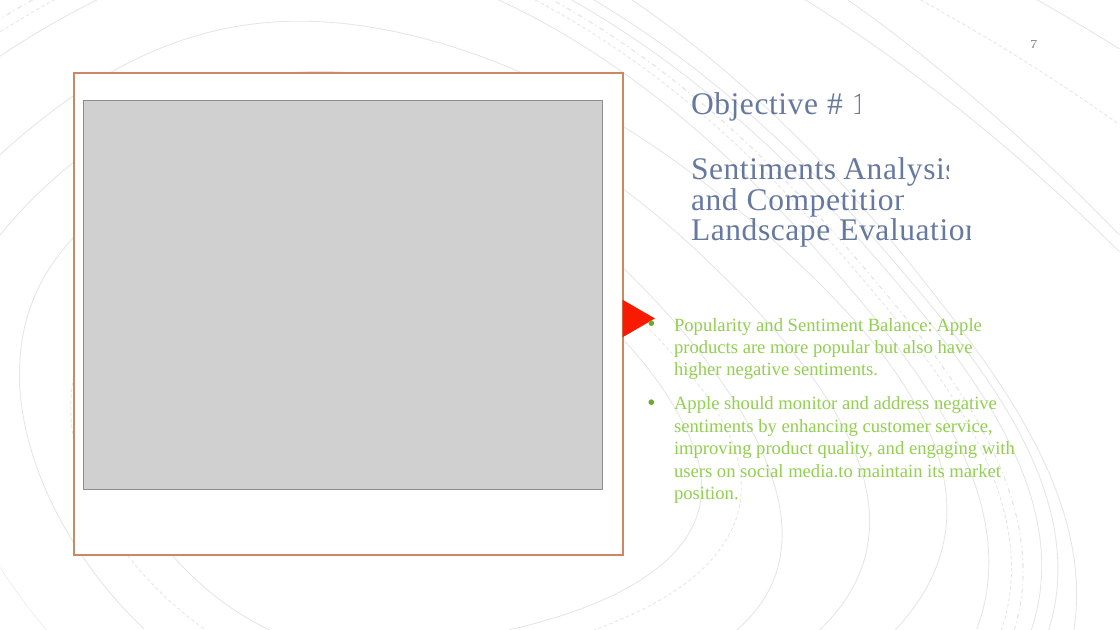
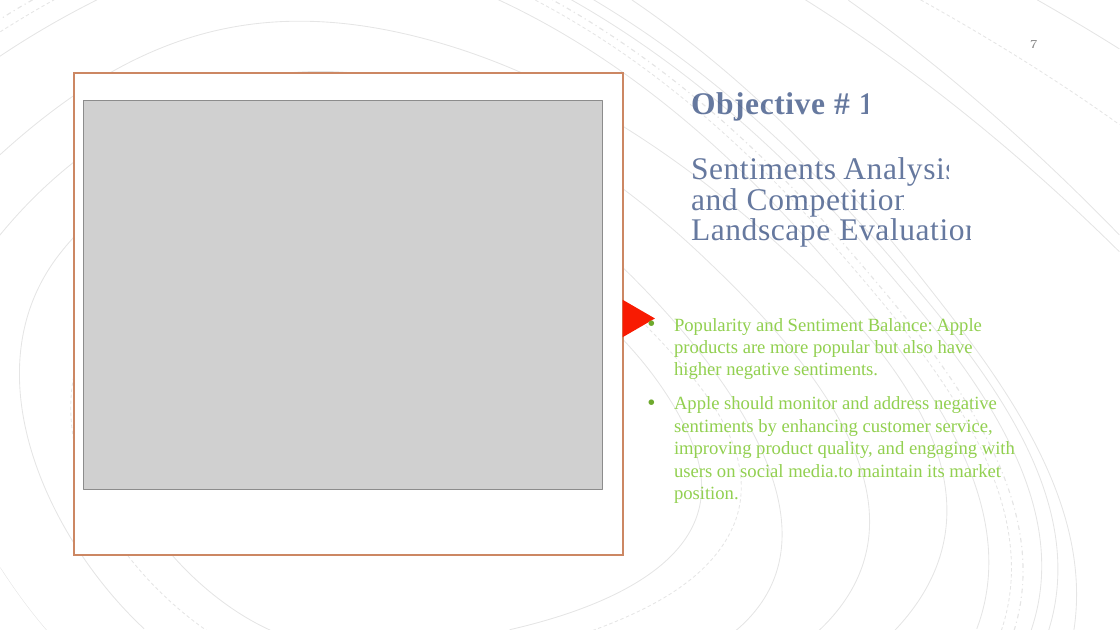
Before and after one commit to WambuiMunene/Natural-Language-Processing-Sentiment-Analysis-on-Tweets, a slide deck: slide 7 of Presentation.pptx. Drawn at 1120x630 pixels with LibreOffice and Linux fonts; fonts in the diff are those of the drawing; grey boxes stand for pictures. Boxes give left, top, right and bottom in pixels: in the first picture for what was removed or moved away, otherwise in the second. Text is boxed around its words. In the diff, an @@ line names an element or a change of style, - is before the commit and + after.

```diff
--- a/Presentation.pptx
+++ b/Presentation.pptx
@@ title "Objective # 1 Sentiments Analysis ..." at (691, 92, 981, 246): bold on in "Objective # 1" @@
```
Also in this commit, not shown: 8 other slides changed, 3 other files.
